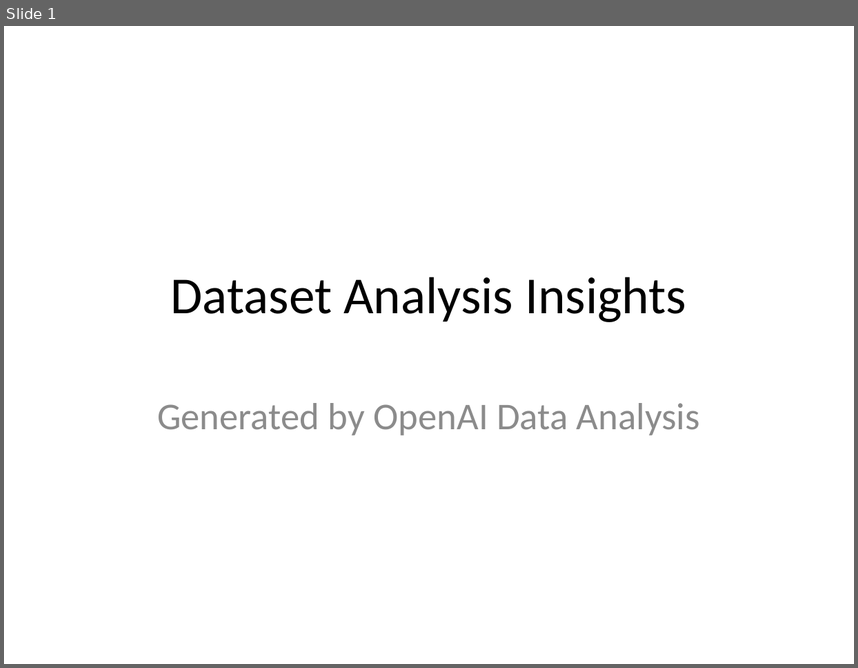
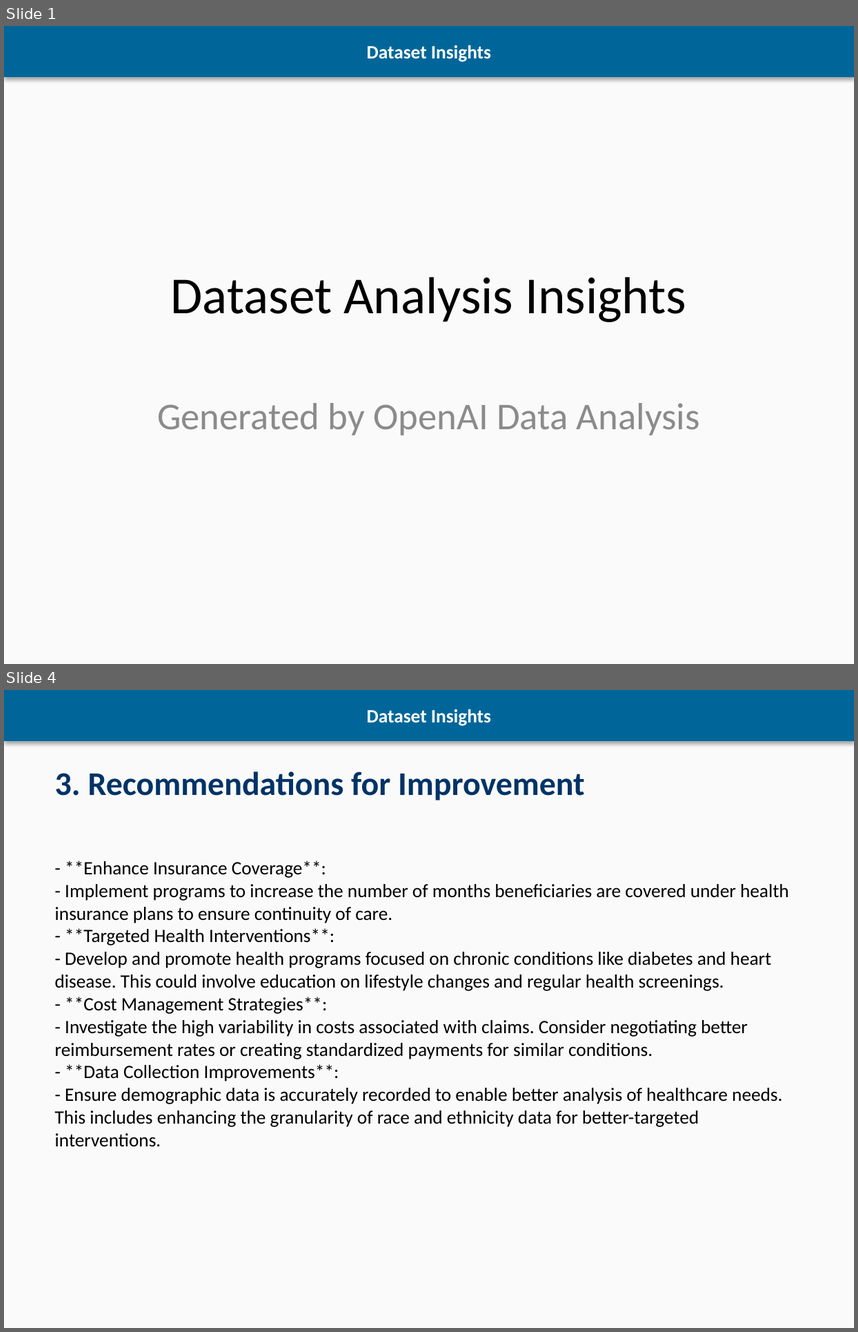
Before and after one commit to jyoung10078/elijah, a slide deck: testing/dataset_insights.pptx. Shown one above the other, each under a label of ours: slide 1 before the commit, slides 1 and 4 after it; the slides between them are not shown. The pictures are 858x668 and 858x1332 pixels, drawn with LibreOffice and Linux fonts; fonts in the diff are those of the drawing. Boxes give left, top, right and bottom in pixels: in the first picture for what was removed or moved away, otherwise in the second. Text is boxed around its words. In the diff, an @@ line names an element or a change of style, - is before the commit and + after.

```diff
--- a/testing/dataset_insights.pptx
+++ b/testing/dataset_insights.pptx
@@ slide 4 added at [4, 690, 854, 1328], background #FAFAFA @@
@@ rectangle added at [4, 690, 854, 741], fill #006699, 16 pt, text #FFFFFF, bold @@
+Dataset Insights
@@ text added at [55, 771, 585, 800], 28 pt, text #003366, bold @@
+3. Recommendations for Improvement
@@ text added at [55, 860, 789, 1147], 16 pt, text #000000 @@
+- **Enhance Insurance Coverage**:
+- Implement programs to increase the number of months beneficiaries are covered under health insurance plans to ensure continuity of care.
+- **Targeted Health Interventions**:
+- Develop and promote health programs focused on chronic conditions like diabetes and heart disease. This could involve education on lifestyle changes and regular health screenings.
+- **Cost Management Strategies**:
+- Investigate the high variability in costs associated with claims. Consider negotiating better reimbursement rates or creating standardized payments for similar conditions.
+- **Data Collection Improvements**:
+- Ensure demographic data is accurately recorded to enable better analysis of healthcare needs. This includes enhancing the granularity of race and ethnicity data for better-targeted interventions.
@@ slide 1 changed as well @@
@@ background #FFFFFF to #FAFAFA @@
@@ rectangle added at [4, 26, 854, 77], fill #006699, 16 pt, text #FFFFFF, bold @@
+Dataset Insights
```
Also in this commit, not shown: 3 other slides added, 5 slides removed, 2 other files.
